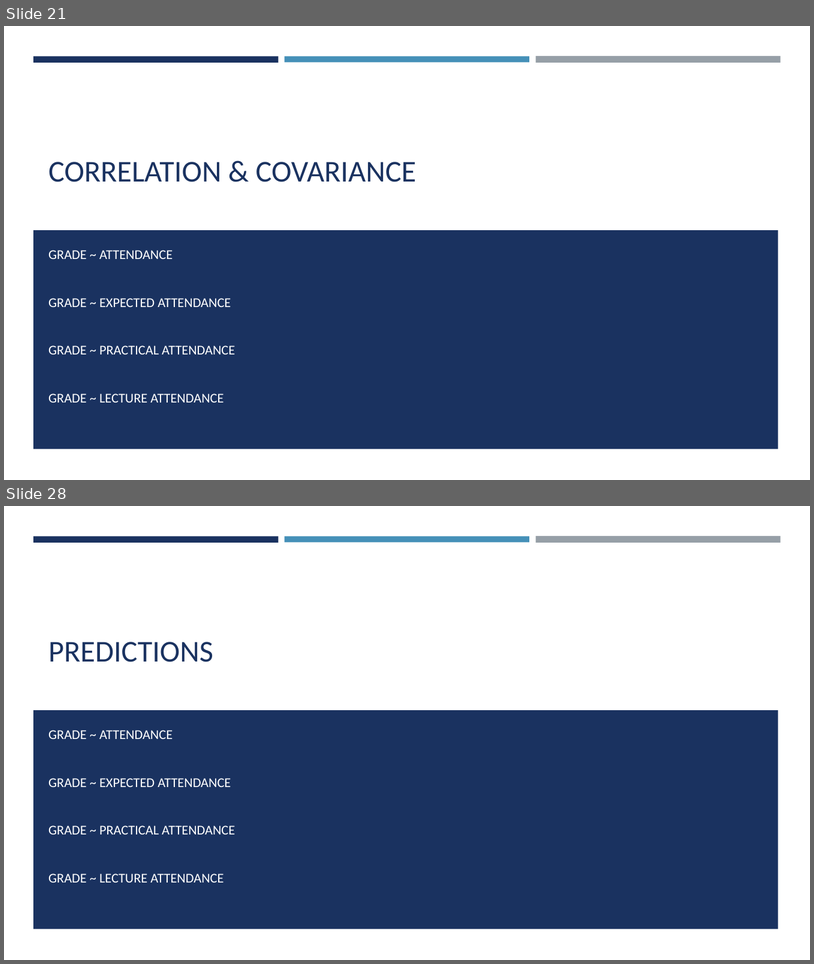
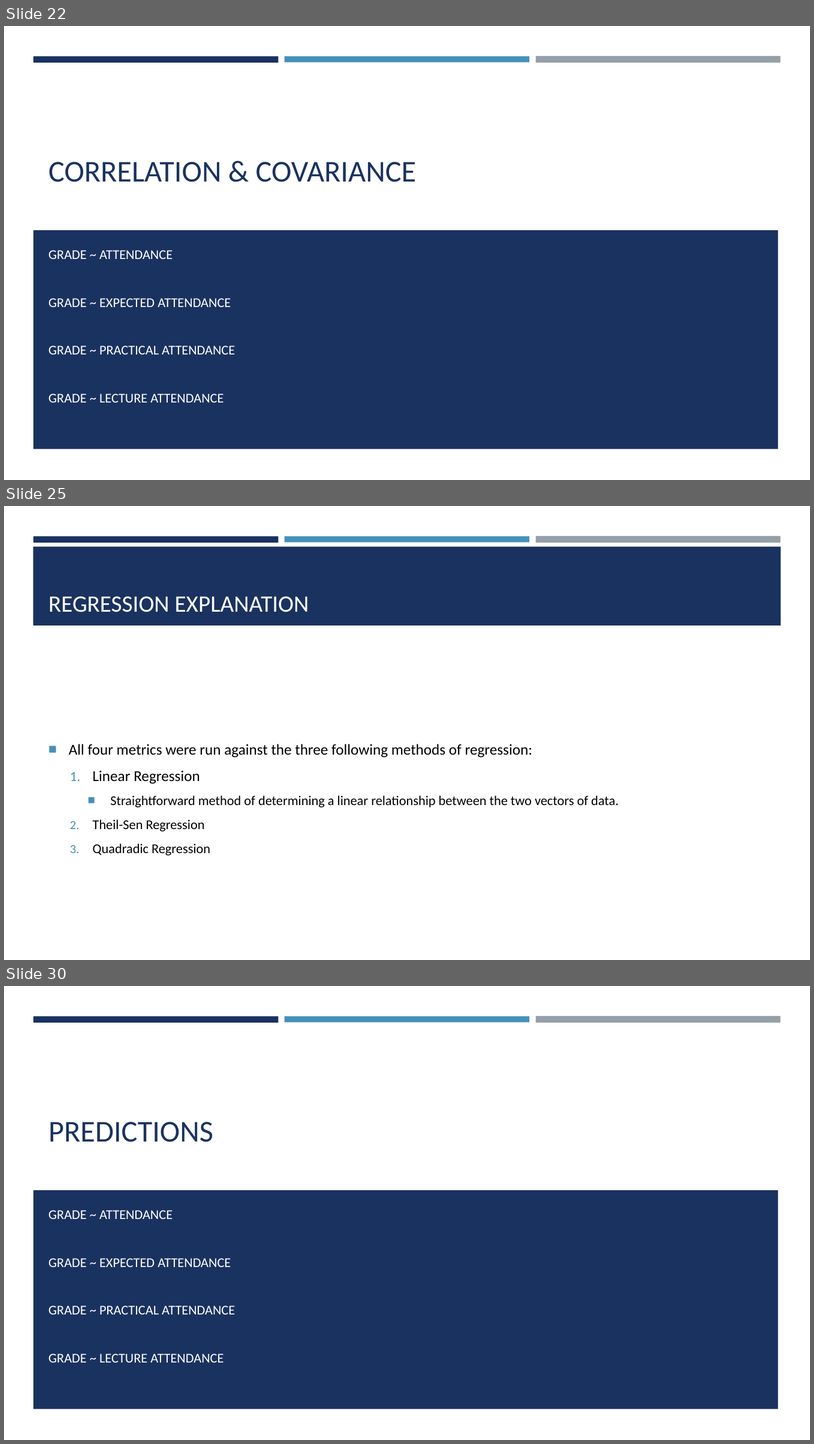
Before and after one commit to ChrisAcornleyPhD/CAP512Data, a slide deck: scripts/CAP512.pptx. Shown one above the other, each under a label of ours: slides 21 and 28 before the commit, slides 22, 25 and 30 after it; the slides between them are not shown. The pictures are 814x964 and 814x1444 pixels, drawn with LibreOffice and Linux fonts; fonts in the diff are those of the drawing. Boxes give left, top, right and bottom in pixels: in the first picture for what was removed or moved away, otherwise in the second. Text is boxed around its words. In the diff, an @@ line names an element or a change of style, - is before the commit and + after.

```diff
--- a/scripts/CAP512.pptx
+++ b/scripts/CAP512.pptx
@@ slide 25 added at (x1=4, y1=506, x2=810, y2=960), background #FFFFFF; not listed: 3 template elements that a slide beside it also shows @@
@@ rectangle added at (x1=33, y1=547, x2=782, y2=625), fill #1A3260 @@
@@ title added at (x1=48, y1=596, x2=309, y2=612), 28 pt, text #FFFFFF @@
+REGRESSION EXPLANATION
@@ text added at (x1=69, y1=744, x2=619, y2=855), 16 pt, text #000000 @@
+■ All four metrics were run against the three following methods of regression:
+  1. Linear Regression
+    ■ Straightforward method of determining a linear relationship between the two vectors of data.
+  2. Theil-Sen Regression
+  3. Quadradic Regression
@@ what was slide 21 is now slide 22 @@
@@ what was slide 28 is now slide 30 @@
```
Also in this commit, not shown: 22 slides changed, 2 other slides added.
